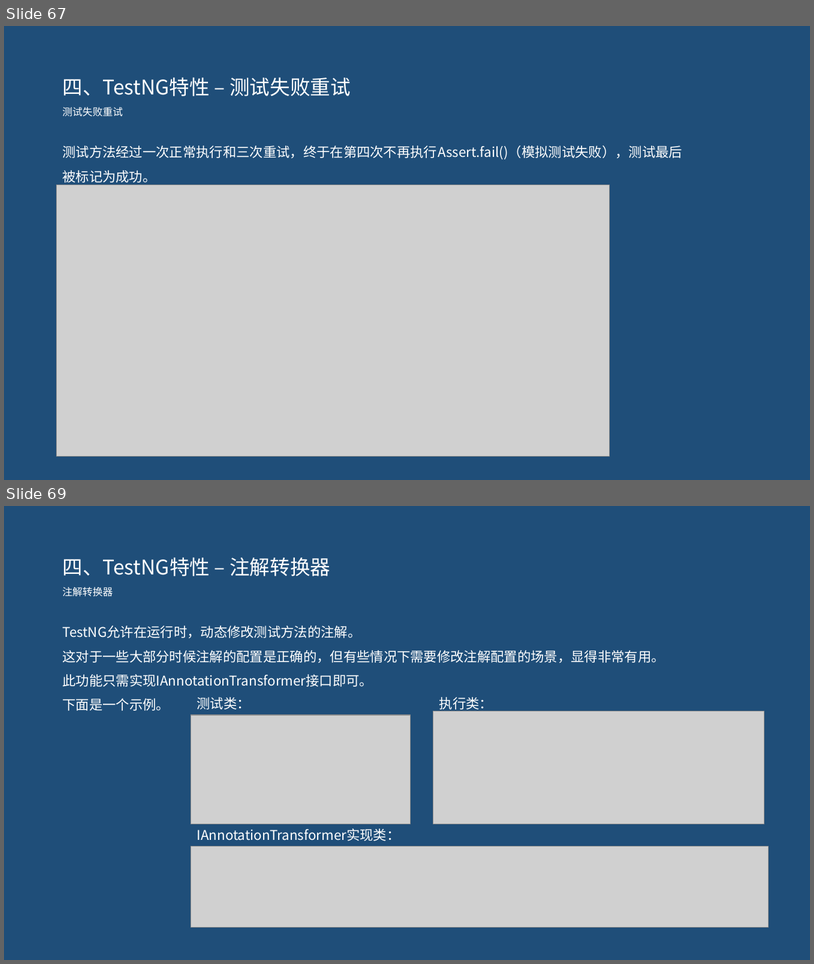
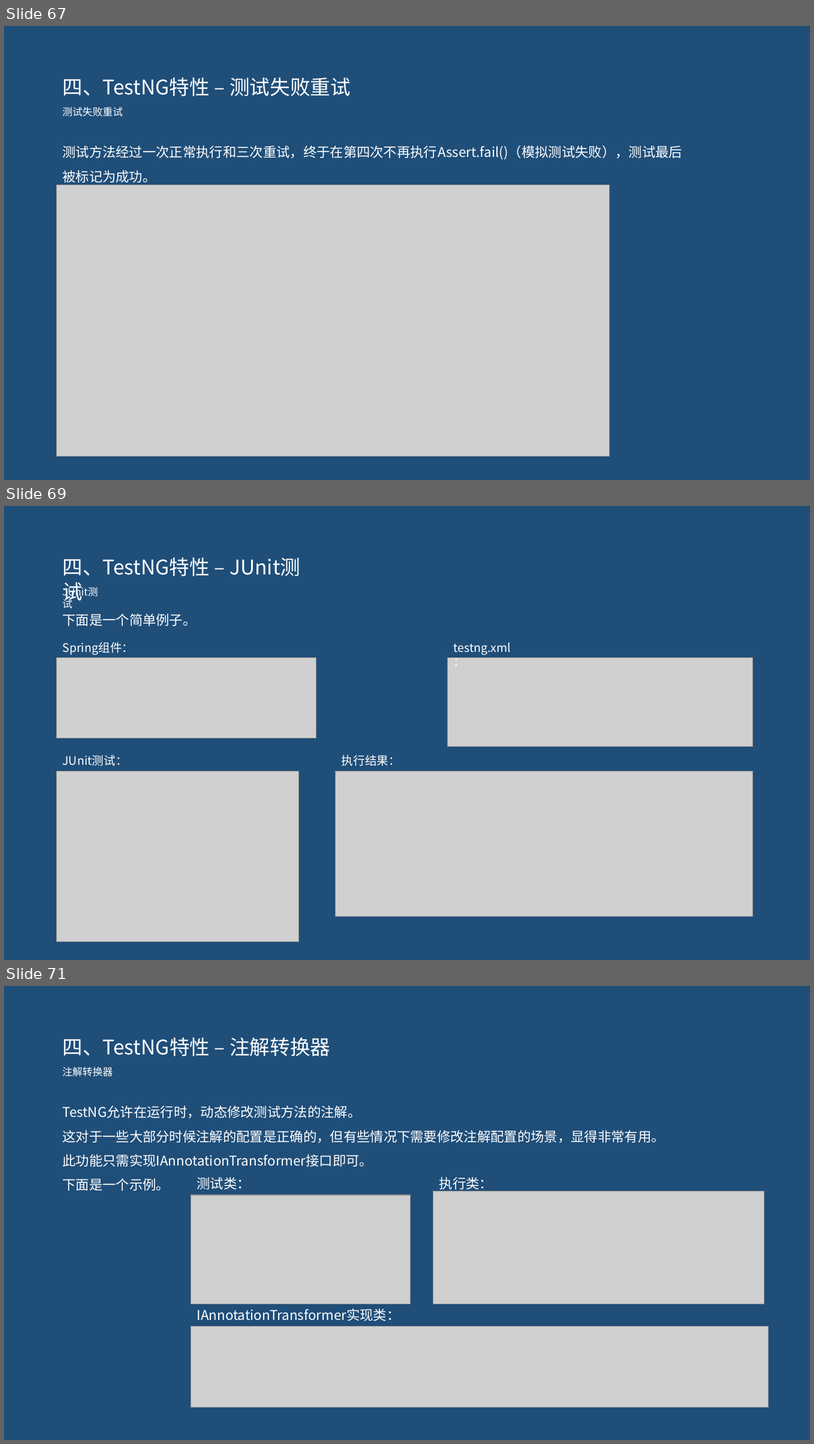
Before and after one commit to pertrichor/hello-testng, a slide deck: demo-server/doc/testNG介绍.pptx. Shown one above the other, each under a label of ours: slides 67 and 69 before the commit, slides 67, 69 and 71 after it; the slides between them are not shown. The pictures are 814x964 and 814x1444 pixels, drawn with LibreOffice and Linux fonts; fonts in the diff are those of the drawing; grey boxes stand for pictures. Boxes give left, top, right and bottom in pixels: in the first picture for what was removed or moved away, otherwise in the second. Text is boxed around its words. In the diff, an @@ line names an element or a change of style, - is before the commit and + after.

```diff
--- a/demo-server/doc/testNG介绍.pptx
+++ b/demo-server/doc/testNG介绍.pptx
@@ slide 69 added at (4,506,810,960), background #1F4E79 @@
@@ text added at (62,557,210,576), 24 pt, text #FFFFFF @@
+四、TestNG特性 – JUnit测试
@@ text added at (57,582,111,600), 12 pt, text #FFFFFF @@
+JUnit测试
@@ text added at (62,613,196,626), 16 pt, text #FFFFFF @@
+下面是一个简单例子。
@@ text added at (62,642,134,655), 14 pt, text #FFFFFF @@
+Spring组件：
@@ text added at (453,642,511,655), 14 pt, text #FFFFFF @@
+testng.xml：
@@ picture added at (57,658,317,738) @@
@@ picture added at (448,658,753,747) @@
@@ text added at (62,754,127,766), 14 pt, text #FFFFFF @@
+JUnit测试：
@@ text added at (342,754,401,766), 14 pt, text #FFFFFF @@
+执行结果：
@@ picture added at (57,771,299,942) @@
@@ picture added at (336,771,753,916) @@
@@ what was slide 69 is now slide 71 @@
```
Also in this commit, not shown: 4 slides changed, 1 other slide added, 13 other files.
